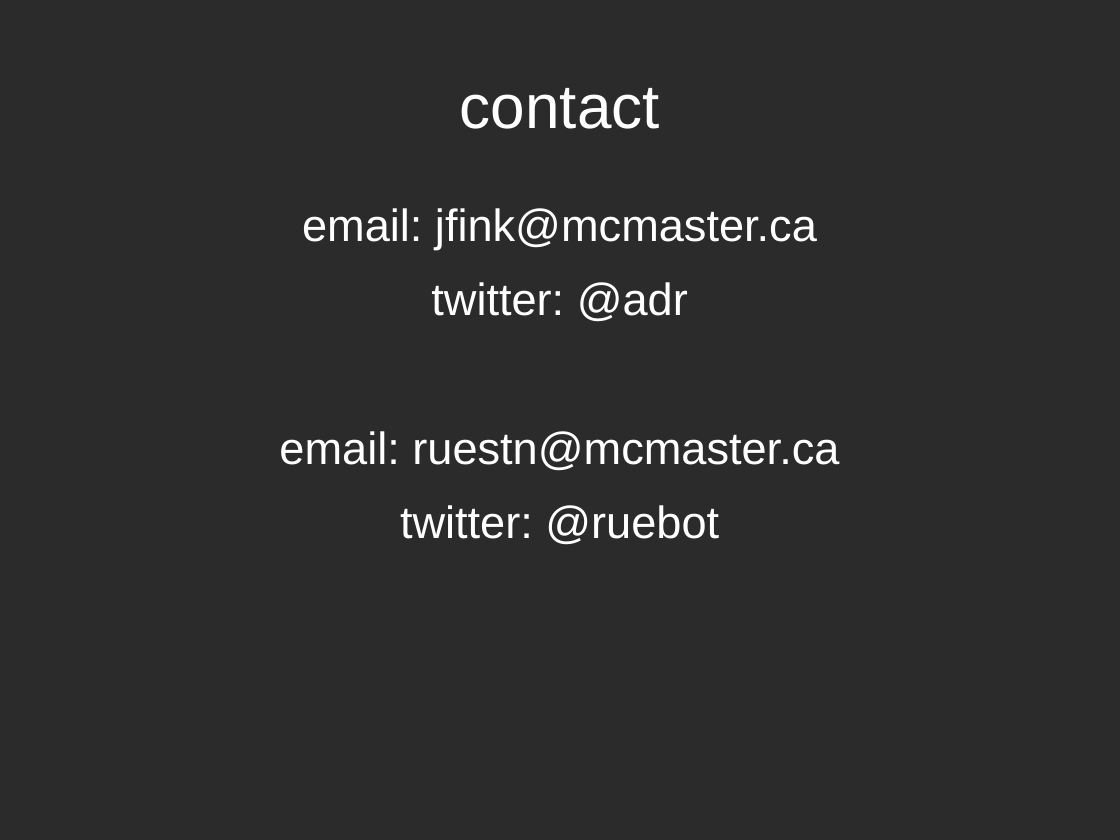
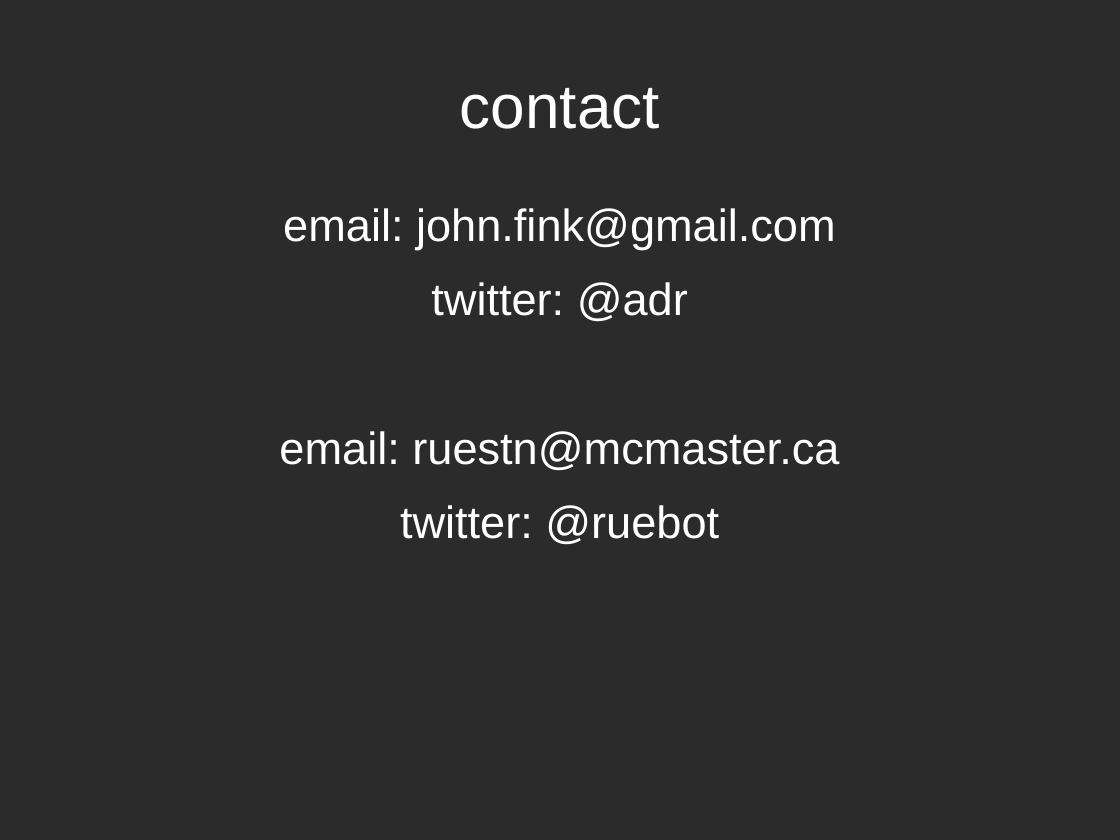
Before and after one commit to ruebot/SuperConference-2011---Cloud-computing, a slide deck: slide 27 of sc-2011-local-clouds.odp. Drawn at 1120x840 pixels with LibreOffice and Linux fonts; fonts in the diff are those of the drawing; background and template pictures are left out; a plain dark background stands for a picture behind light text. Boxes give left, top, right and bottom in pixels: in the first picture for what was removed or moved away, otherwise in the second. Text is boxed around its words. In the diff, an @@ line names an element or a change of style, - is before the commit and + after.

Commit message:
Amended jbfink email.

```diff
--- a/sc-2011-local-clouds.odp
+++ b/sc-2011-local-clouds.odp
@@ text at [283, 208, 836, 250]: text changed @@
-email: jfink@mcmaster.ca
+email: john.fink@gmail.com
```
